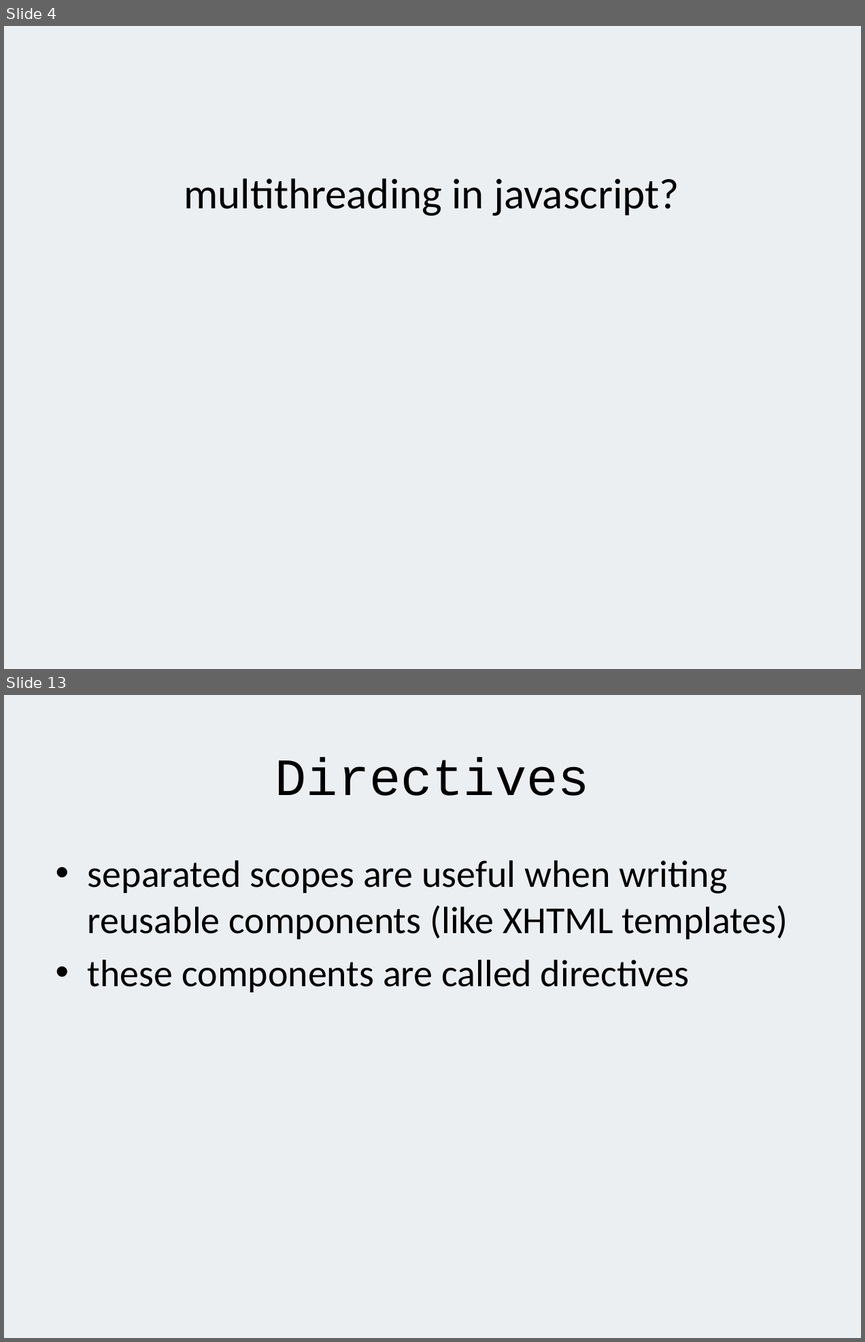
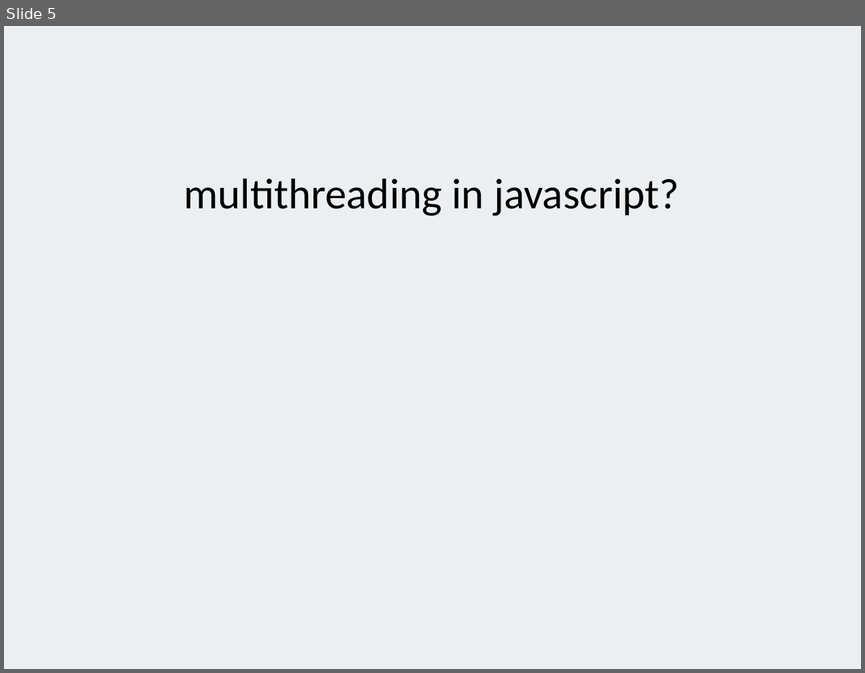
Before and after one commit to alexeymatveevp/angularjs-course, a slide deck: docs/00_jsbasics.pptx. Shown one above the other, each under a label of ours: slides 4 and 13 before the commit, slide 5 after it; the slides between them are not shown. The pictures are 865x1342 and 865x673 pixels, drawn with LibreOffice and Linux fonts; fonts in the diff are those of the drawing. Boxes give left, top, right and bottom in pixels: in the first picture for what was removed or moved away, otherwise in the second. Text is boxed around its words. In the diff, an @@ line names an element or a change of style, - is before the commit and + after.

```diff
--- a/docs/00_jsbasics.pptx
+++ b/docs/00_jsbasics.pptx
@@ slide 13 removed at <box>4,695,861,1338</box>, background #ECEFF1 @@
@@ title removed at <box>275,757,589,796</box> @@
-Directives
@@ text removed at <box>88,860,787,992</box> @@
-• separated scopes are useful when writing reusable components (like XHTML templates)
-• these components are called directives
@@ what was slide 4 is now slide 5 @@
```
Also in this commit, not shown: 1 slide changed, 1 slide added, 14 other slides removed, 2 other files.
